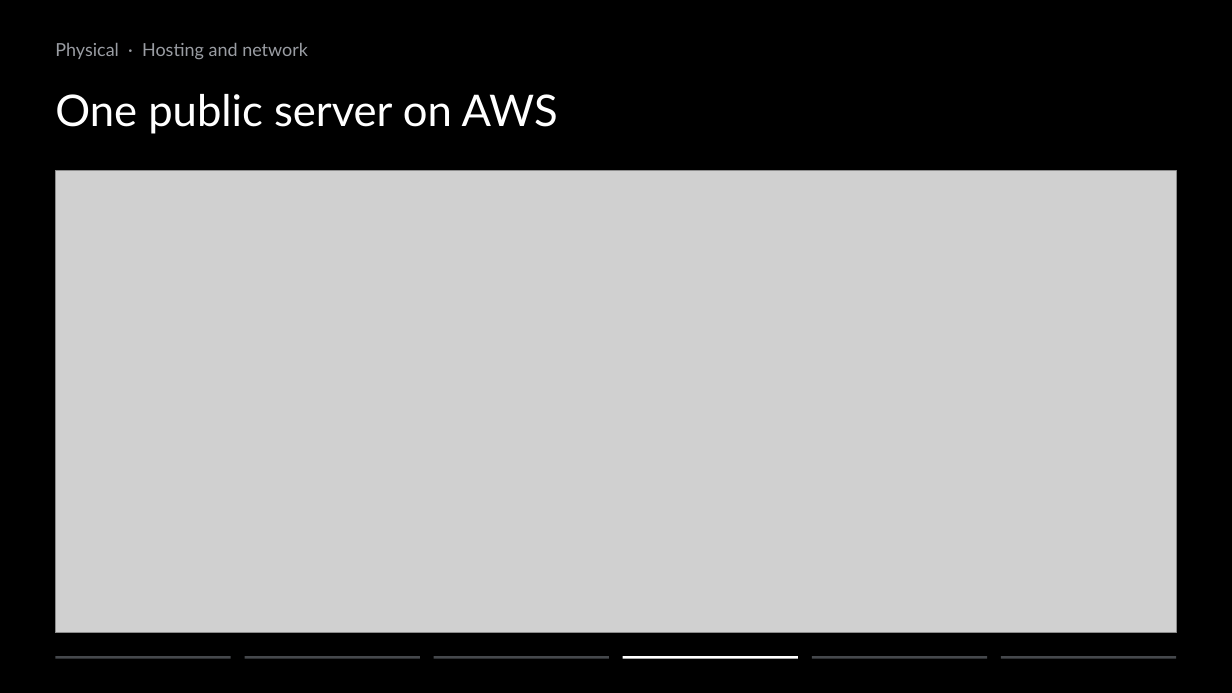
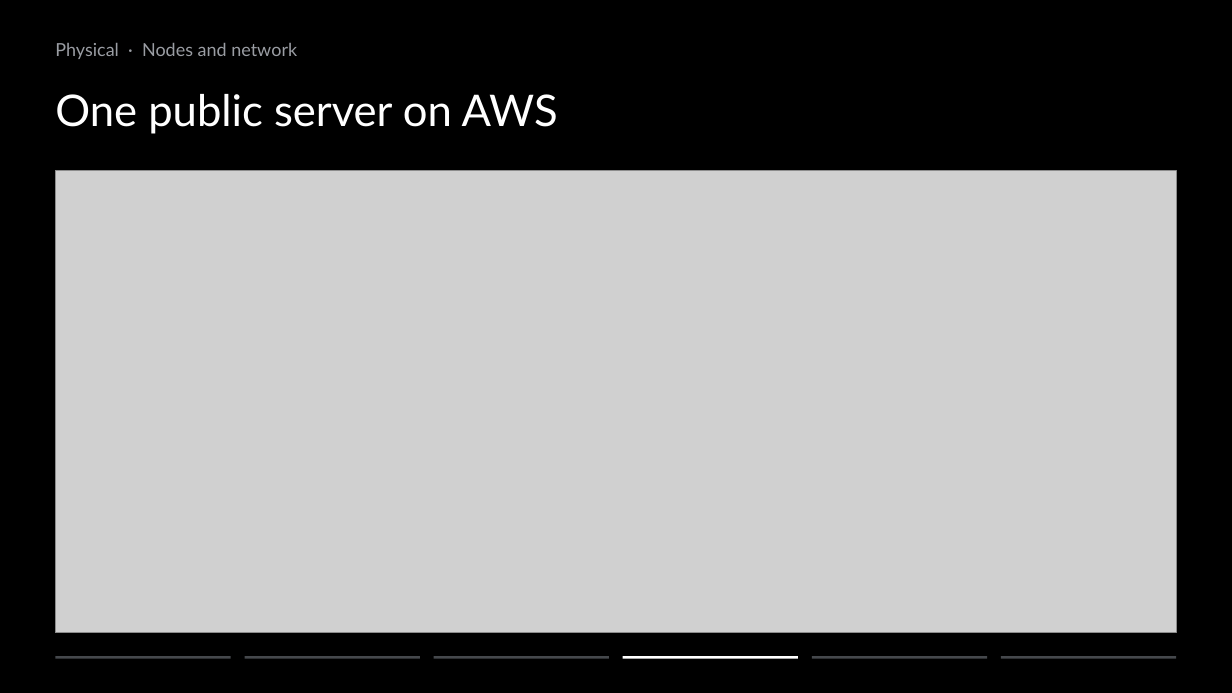
Before and after one commit to ziyangliu-666/lumen-next, a slide deck: slide 9 of docs/platform/slides/out/Team15-Lumen-Platform.pptx (slide 16 before the commit). Drawn at 1232x693 pixels with LibreOffice and Linux fonts; fonts in the diff are those of the drawing; grey boxes stand for pictures. Boxes give left, top, right and bottom in pixels: in the first picture for what was removed or moved away, otherwise in the second. Text is boxed around its words. In the diff, an @@ line names an element or a change of style, - is before the commit and + after.

```diff
--- a/docs/platform/slides/out/Team15-Lumen-Platform.pptx
+++ b/docs/platform/slides/out/Team15-Lumen-Platform.pptx
@@ text at [55,43,297,59]: text changed @@
-Physical · Hosting and network
+Physical · Nodes and network
```
Also in this commit, not shown: 13 other slides changed, 1 slide added, 14 slides removed, 11 other files.
